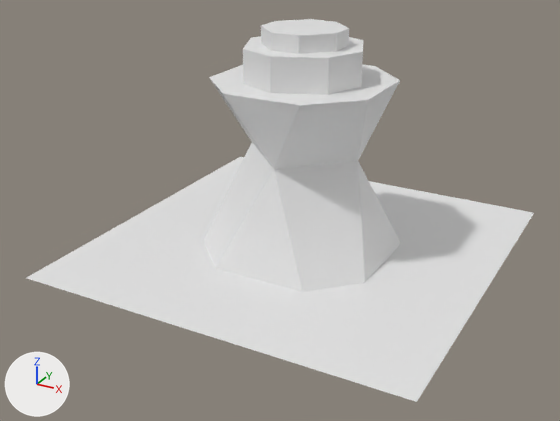
A saved change to the glTF model assets/buildings/1x1_Statue.col.glb.
Rendered twice from a camera (50 mm lens) standing at (17.0, -33.3, 18.2) and looking at (-0.4, -1.8, 2.5). Lighting does not change. The marker at lower left points along +X, +Y and +Z. Vertices at the same position are counted once.

In view in the first picture: '1x1_Statue.col'.
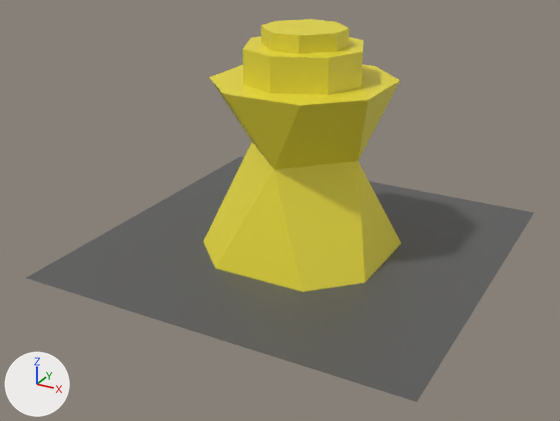
What differs and where, as boxes [x1, y1, x2, y2] in the pictures (560 x 421 px):
part 1 of me_plane_032, recoloured (white to grey)
    both: [26, 157, 534, 402]
part 2 of me_plane_032, recoloured (white to yellow)
    both: [203, 19, 401, 292]

What changed in the scene script:
```text
Add mat_material_005:
    mat_material_005 = principled_material('Material.005')
    mat_material_005.base_color = (0.107, 0.107, 0.107)  # dark grey #5c5c5c
Add mat_material_008:
    mat_material_008 = principled_material('Material.008')
    mat_material_008.base_color = (0.8, 0.696, 0.0404)  # yellow #e7d939
Change me_plane_032:
    where me_plane_032.from_pydata(...)  # 56 vertices, 96 faces; spans x -10.0..10.0, y -10.0..10.0, z 0.0..11.4
    used by ob_1x1_statue_col; location = (0.0, 0.0, 0.0)
    me_plane_032 part 1: all 2 faces centred in x -3.3..3.3, y -3.3..3.3, z 0.0 switch from no material to mat_material_005 (dark grey #5c5c5c)
    me_plane_032 part 2: all 94 faces centred in x -4.1..4.1, y -4.1..4.1, z 1.7..11.4 switch from no material to mat_material_008 (yellow #e7d939)
```
